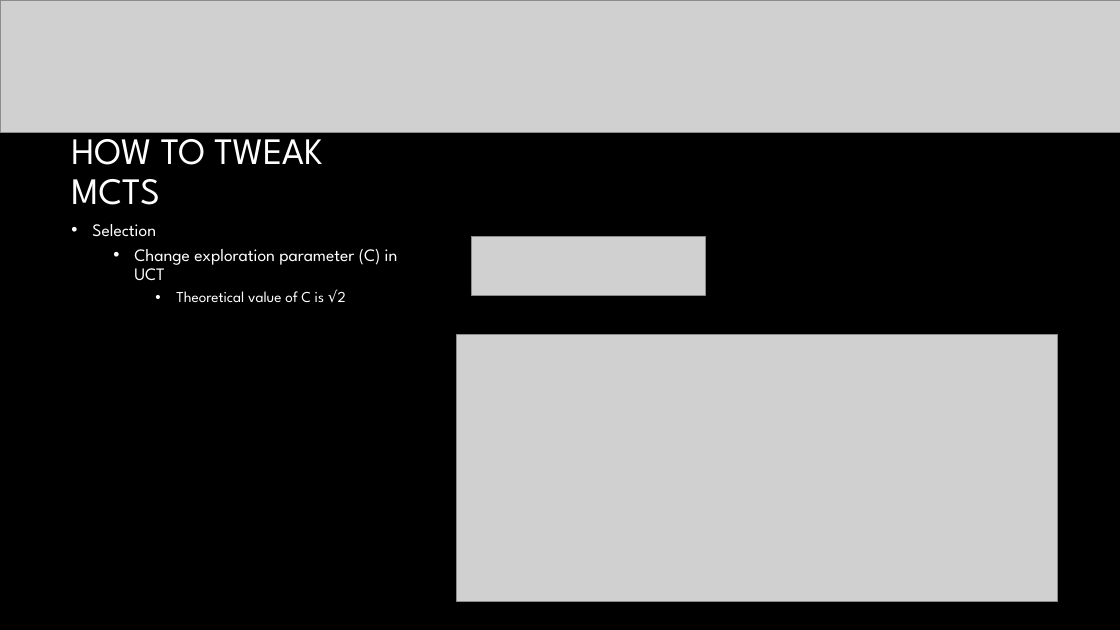
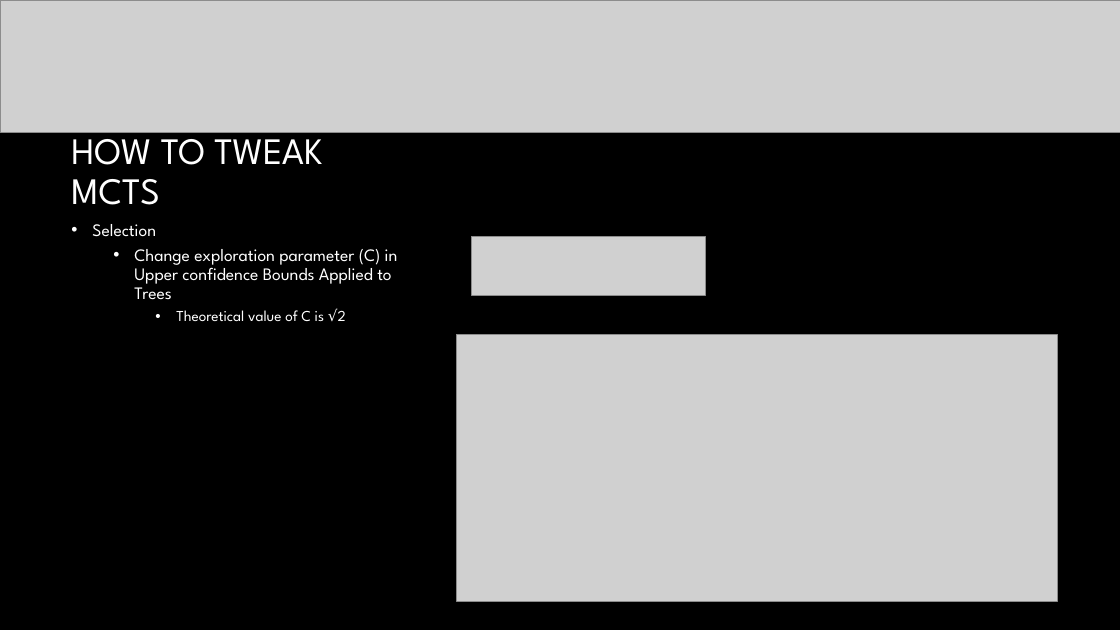
Before and after one commit to JSarasua/Guildhall, a slide deck: slide 26 of Thesis/ThesisDefense_v0.5.pptx. Drawn at 1120x630 pixels with LibreOffice and Linux fonts; fonts in the diff are those of the drawing; grey boxes stand for pictures; background and template pictures are left out. Boxes give left, top, right and bottom in pixels: in the first picture for what was removed or moved away, otherwise in the second. Text is boxed around its words. In the diff, an @@ line names an element or a change of style, - is before the commit and + after.

Commit message:
powerpoint

```diff
--- a/Thesis/ThesisDefense_v0.5.pptx
+++ b/Thesis/ThesisDefense_v0.5.pptx
@@ text at (134,249,398,300): text changed @@
-  • Change exploration parameter (C) in UCT
+  • Change exploration parameter (C) in Upper confidence Bounds Applied to Trees
```
Also in this commit, not shown: 1 other slide changed, 1 other file.
